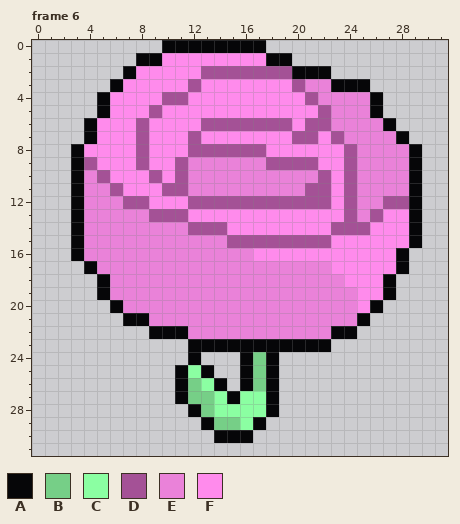
A pixel-art file gets an edit: assets/sprites/legval/items.ase. Above, as it was before the edit.
32x32 pixels, 24 frames. Colours within 5 levels of each other are drawn and written as one. Shown: frame 6. The commit also changed other frames, which this record leaves out.
Palette (. is transparent): A #060608  B #76cf87  C #8bffa2  D #a45196  E #ea82d9  F #ff8bec
Pixels before, frame 6, first column x 3:
 0 .......AAAAAAAA............
 1 .....AAFFFFFFFFAA..........
 2 ....AFFFFFDDDDDDDAAA.......
 3 ...AFFFFFDFFFFFFFDEEAAA....
 4 ..AFFFFDDFFFFFFFFFDEEEEA...
 5 ..AFFFDFFFFFFFFFFFFDEEEA...
 6 .AFFFDFFFFDDDDDDDFDDEEEEA..
 7 .AFFFDFFFDFFFFFFFDDFDEEEEA.
 8 AFFFFDFFFDDDDDDFFFFFFDEEEEA
 9 ADFFFDFFDEEEEEEDDDDFFDEEEEA
10 AEDFFFDFDEEEEEEEEEEDFDEEEEA
11 AEEDFFFDDEEEEEEEEEDDFDEEEEA
12 AEEEDDFFFDDDDDDDDDDDFDEEDDA
13 AEEEEEDDDFFFFFFFFFFFFDEDFFA
14 AEEEEEEEEDDDFFFFFFFFDDDFFFA
15 AEEEEEEEEEEEDDDDDDDDFFFFFFA
16 AEEEEEEEEEEEEEFFFFFFFFFFFA.
17 .AEEEEEEEEEEEEEEEEEEFFFFFA.
18 ..AEEEEEEEEEEEEEEEEEEFFFA..
19 ..AEEEEEEEEEEEEEEEEEEEFFA..
20 ...AEEEEEEEEEEEEEEEEEEFA...
21 ....AAEEEEEEEEEEEEEEEEA....
22 ......AAAEEEEEEEEEEEAA.....
23 .........AAAAAAAAAAA.......
24 .........A...ABA...........
25 ........ACA..ABA...........
26 ........ABCA.ABA...........
27 ........ABBCACCA...........
28 .........ABCCCCA...........
29 ..........ABBCA............
30 ...........AAA.............
And afterwards:
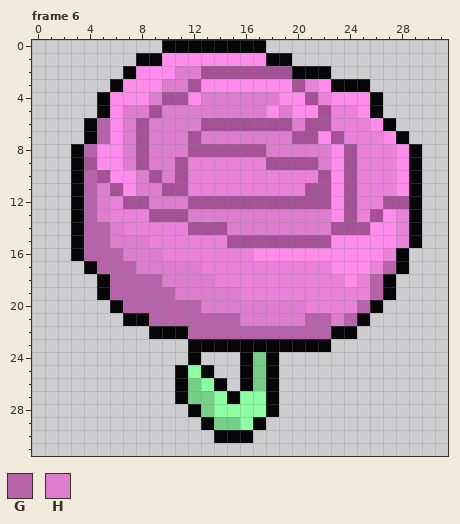
Colours new in this view: G #b763a9  H #dc7dcd
What changed:
Frame 6:
y 2: x 11..12 FF -> HH
y 3: x 10..11 FF -> HH; x 22 E -> F
y 4: x 9 F -> H; x 13..18 FFFFFF -> HHHHHH; x 23..25 EEE -> FFF
y 5: x 7..8 FF -> HH; x 10..17 FFFFFFFF -> HHHHHHHH; x 19 F -> H; x 25 E -> F
y 6: x 5 F -> G; x 7 F -> H; x 9..12 FFFF -> HHHH; x 20 F -> H; x 26 E -> F
y 7: x 5 F -> G; x 7 F -> H; x 9..11 FFF -> HHH; x 13..19 FFFFFFF -> HHHHHHH; x 27 E -> F
y 8: x 4 F -> G; x 7 F -> H; x 9..11 FFF -> HHH; x 18..22 FFFFF -> HHHHH; x 28 E -> F
y 9: x 7 F -> H; x 9..10 FF -> HH; x 22 F -> H; x 28 E -> F
y 10: x 4 E -> G; x 8 F -> H; x 10 F -> H; x 28 E -> F
y 11: x 4..5 EE -> GH; x 8..9 FF -> HH; x 28 E -> F
y 12: x 4..5 EE -> GH; x 9..11 FFF -> HHH
y 13: x 4..5 EE -> GH; x 12..22 FFFFFFFFFFF -> HHHHHHHHHHH; x 28 F -> E
y 14: x 4..6 EEE -> GGH; x 15..22 FFFFFFFF -> HHHHHHHH; x 28 F -> E
y 15: x 4..8 EEEEE -> GGHHH; x 28 F -> E
y 16: x 4..9 EEEEEE -> GGGHHH; x 27 F -> E
y 17: x 5..12 EEEEEEEE -> GGGHHHHH; x 26..27 FF -> EG
y 18: x 6..13 EEEEEEEE -> GGGGHHHH; x 25..26 FF -> EG
y 19: x 6..15 EEEEEEEEEE -> GGGGGHHHHH; x 25..26 FF -> EG
y 20: x 7..20 EEEEEEEEEEEEEE -> GGGGGGHHHHHHHH; x 25 F -> G
y 21: x 9..24 EEEEEEEEEEEEEEEE -> GGGGGGGHHHHHGGHG
y 22: x 12..22 EEEEEEEEEEE -> GGGGGGGGGGG
Changed places in both pictures, as pixel boxes (x1, y1, x2, y2):
changed: (84, 66, 409, 339)
